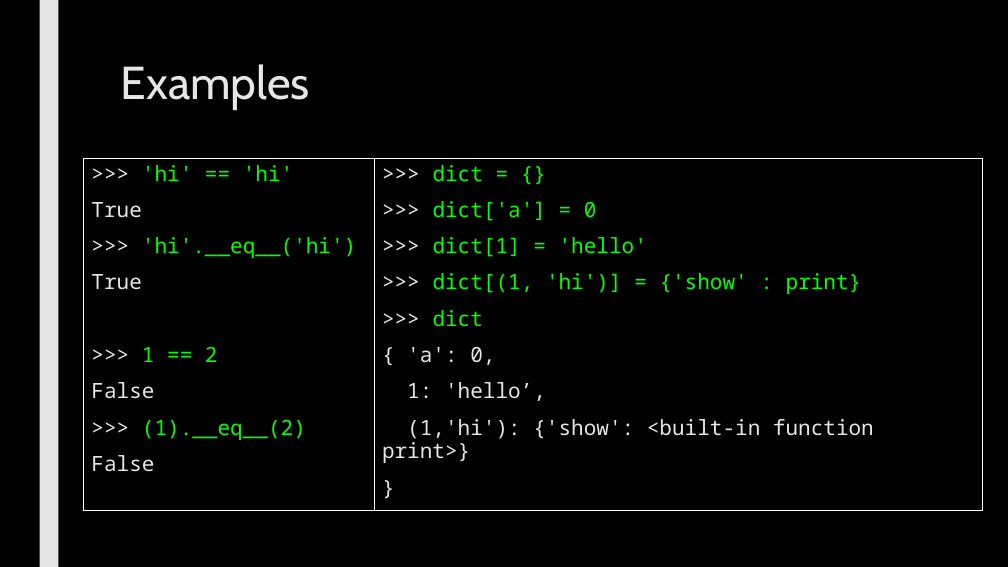
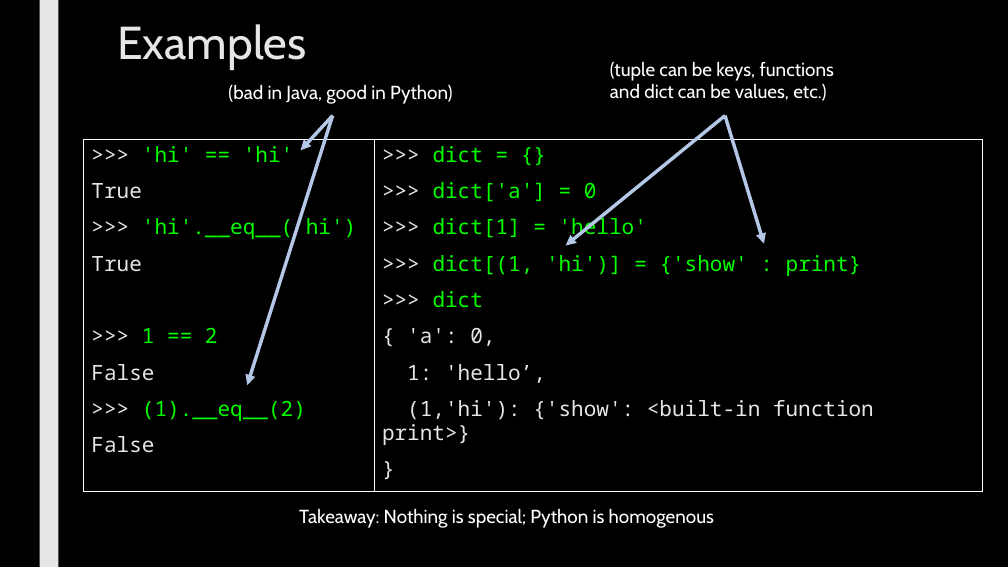
Before and after one commit to max7patek/metaprogramming, a slide deck: slide 8 of slides/00-OOPython.pptx (slide 7 before the commit). Drawn at 1008x567 pixels with LibreOffice and Linux fonts; fonts in the diff are those of the drawing. Boxes give left, top, right and bottom in pixels: in the first picture for what was removed or moved away, otherwise in the second. Text is boxed around its words. In the diff, an @@ line names an element or a change of style, - is before the commit and + after.

```diff
--- a/slides/00-OOPython.pptx
+++ b/slides/00-OOPython.pptx
@@ title "Examples" moved from (x1=121, y1=64, x2=310, y2=110) to (x1=117, y1=24, x2=306, y2=69) @@
@@ text added at (x1=228, y1=84, x2=452, y2=104), 18 pt, text #FFFFFF @@
+(bad in Java, good in Python)
@@ text added at (x1=610, y1=61, x2=834, y2=101), 18 pt, text #FFFFFF @@
+(tuple can be keys, functions and dict can be values, etc.)
@@ arrow added from (333, 116) to (247, 385), #B4C7E7 3.25 pt @@
@@ arrow added from (333, 116) to (301, 150), #B4C7E7 3.25 pt @@
@@ arrow added from (725, 116) to (566, 246), #B4C7E7 3.25 pt @@
@@ arrow added from (725, 116) to (765, 243), #B4C7E7 3.25 pt @@
@@ rectangle ">>> 'hi' == 'hi'" moved from (x1=84, y1=158, x2=374, y2=510) to (x1=84, y1=140, x2=374, y2=492) @@
@@ rectangle ">>> dict = {}" moved from (x1=374, y1=158, x2=983, y2=510) to (x1=374, y1=140, x2=983, y2=492) @@
@@ text added at (x1=299, y1=508, x2=714, y2=528), 18 pt, text #FFFFFF @@
+Takeaway: Nothing is special; Python is homogenous
```
Also in this commit, not shown: 12 other slides changed, 4 slides added.
